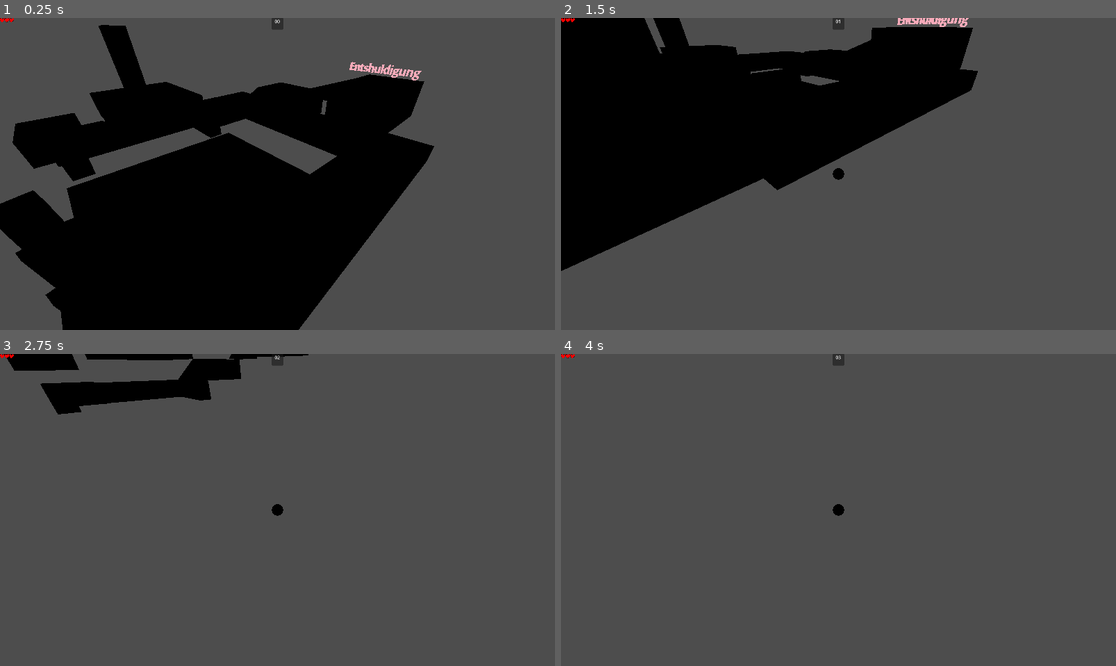
Above: before the commit, frames 1-4 (two rows, left to right).
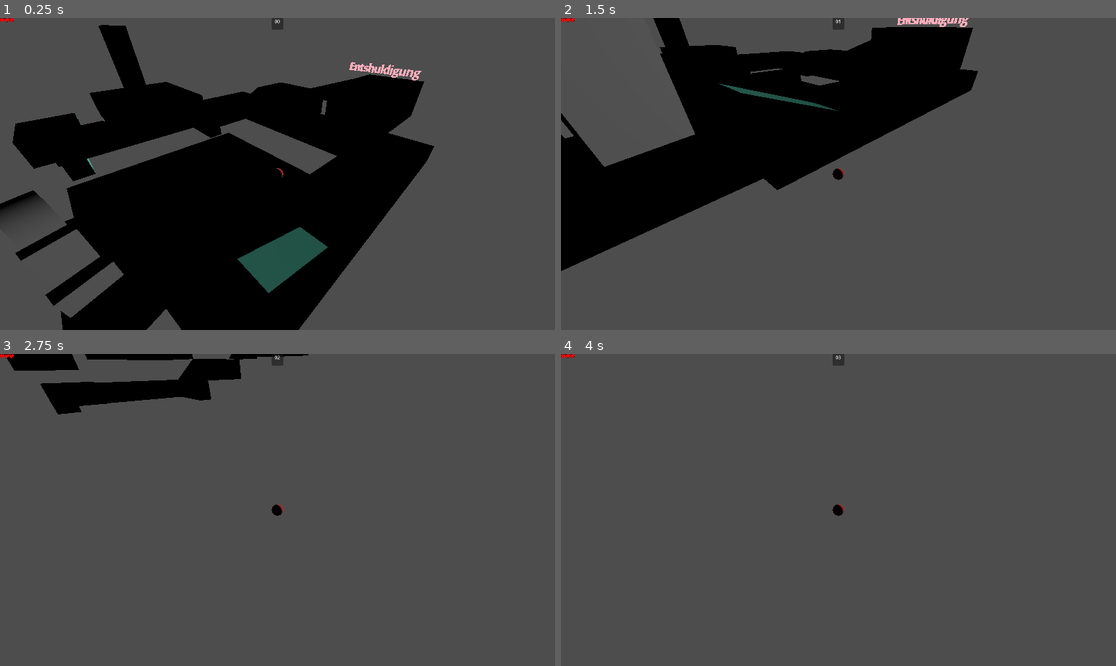
Above: after the commit, the same moments.

Repository: leon-arndt/InnoEngineJam2023
Game: Godot game, scene res://main.tscn
The game is run twice, just before and just after one commit, with the same random seed, the same clock (stepped at 60 frames per second) and the same inputs.
Inputs:
- Up to frame 1 (0.25 s): no input
- Up to frame 2 (1.5 s): hold Right (move_right) 0.53-1.28 s; hold Down (move_backward) from 1.28 s (still down)
- Up to frame 3 (2.75 s): release Down (move_backward) at 2.03 s; hold Right (move_right) from 2.03 s (still down)
- Up to frame 4 (4 s): release Right (move_right) at 2.78 s; hold Up (move_forward) 2.78-3.53 s; hold Left (move_left) from 3.53 s (still down)

The runs differ from the first frame. In frame 1, 5.2% of the frame differs, in the area x 0-75%, y 18-100%; in frame 2, 8.6%, in the area x 0-52%, y 0-52%; in frame 3, less than 0.1%; in frame 4, less than 0.1%.

Commit message:
add light to main scene

Diff:
--- a/main.tscn
+++ b/main.tscn
@@ -11,3 +11,5 @@
 [node name="PlayerAndCamera" parent="." instance=ExtResource("2_ye1pi")]
 
 [node name="Node3D" parent="." instance=ExtResource("3_as83t")]
+
+[node name="DirectionalLight3D" type="DirectionalLight3D" parent="."]
